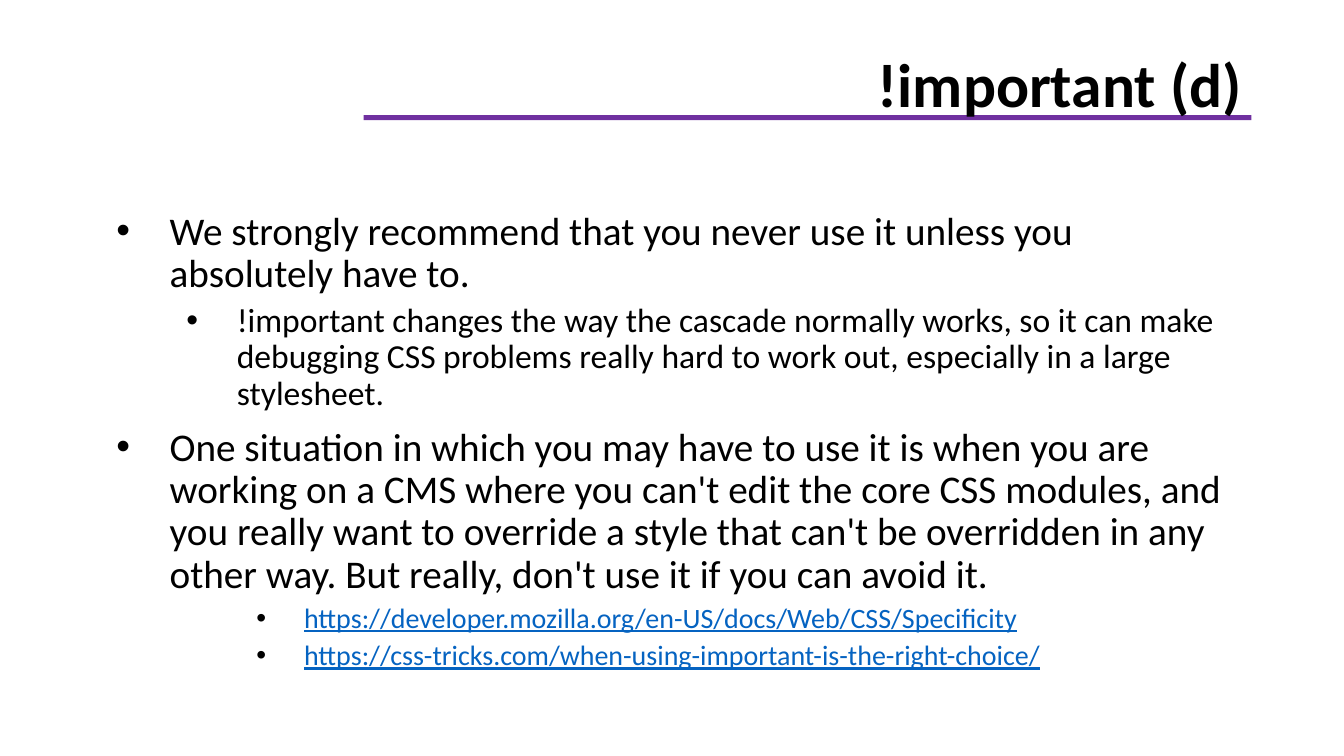
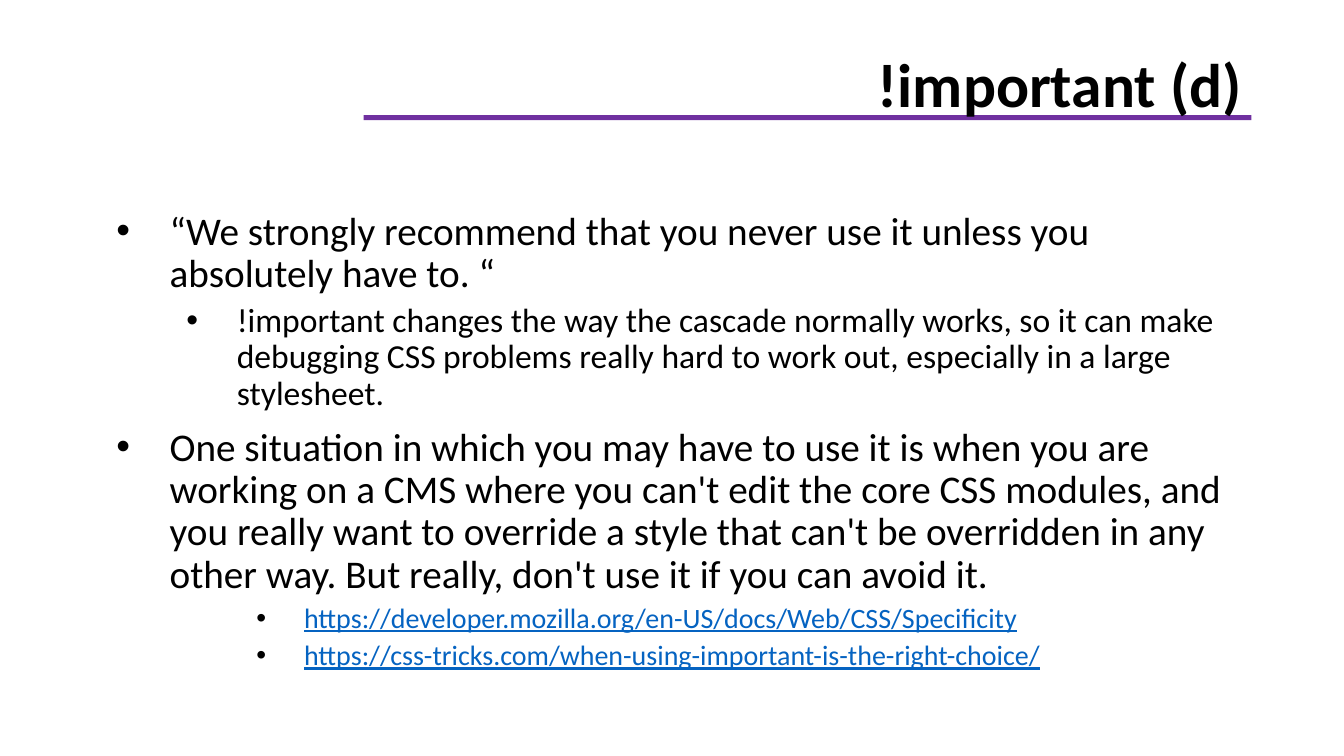
Before and after one commit to giaule91/basic-html, a slide deck: slide 11 of docs/CSS.pptx. Drawn at 1344x756 pixels with LibreOffice and Linux fonts; fonts in the diff are those of the drawing; background and template pictures are left out. Boxes give left, top, right and bottom in pixels: in the first picture for what was removed or moved away, otherwise in the second. Text is boxed around its words. In the diff, an @@ line names an element or a change of style, - is before the commit and + after.

```diff
--- a/docs/CSS.pptx
+++ b/docs/CSS.pptx
@@ text at <box>170,217,1090,294</box>: text changed @@
-• We strongly recommend that you never use it unless you absolutely have to.
+• “We strongly recommend that you never use it unless you absolutely have to. “
```
Also in this commit, not shown: 5 other slides changed, 6 other files.
